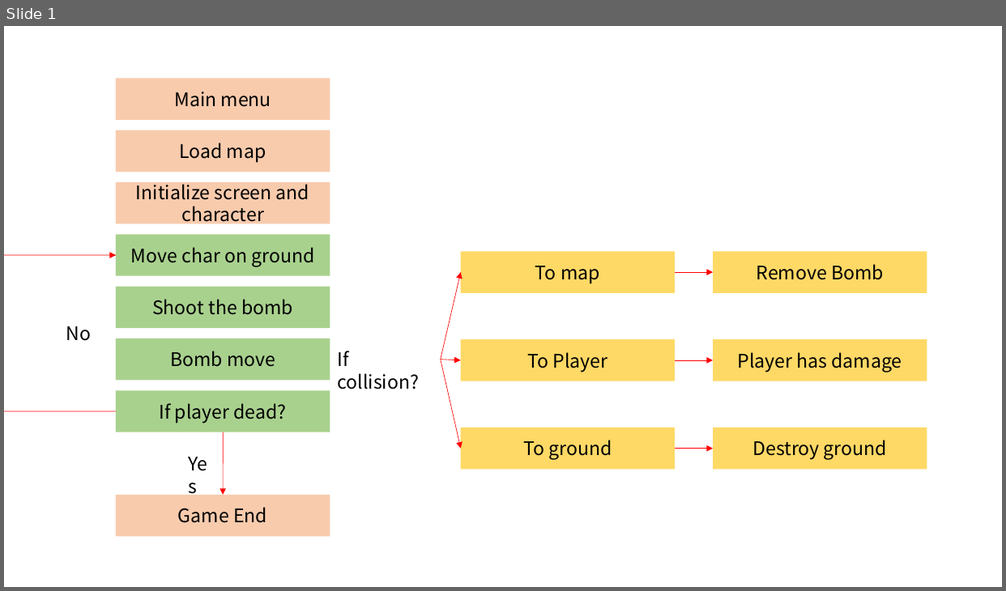
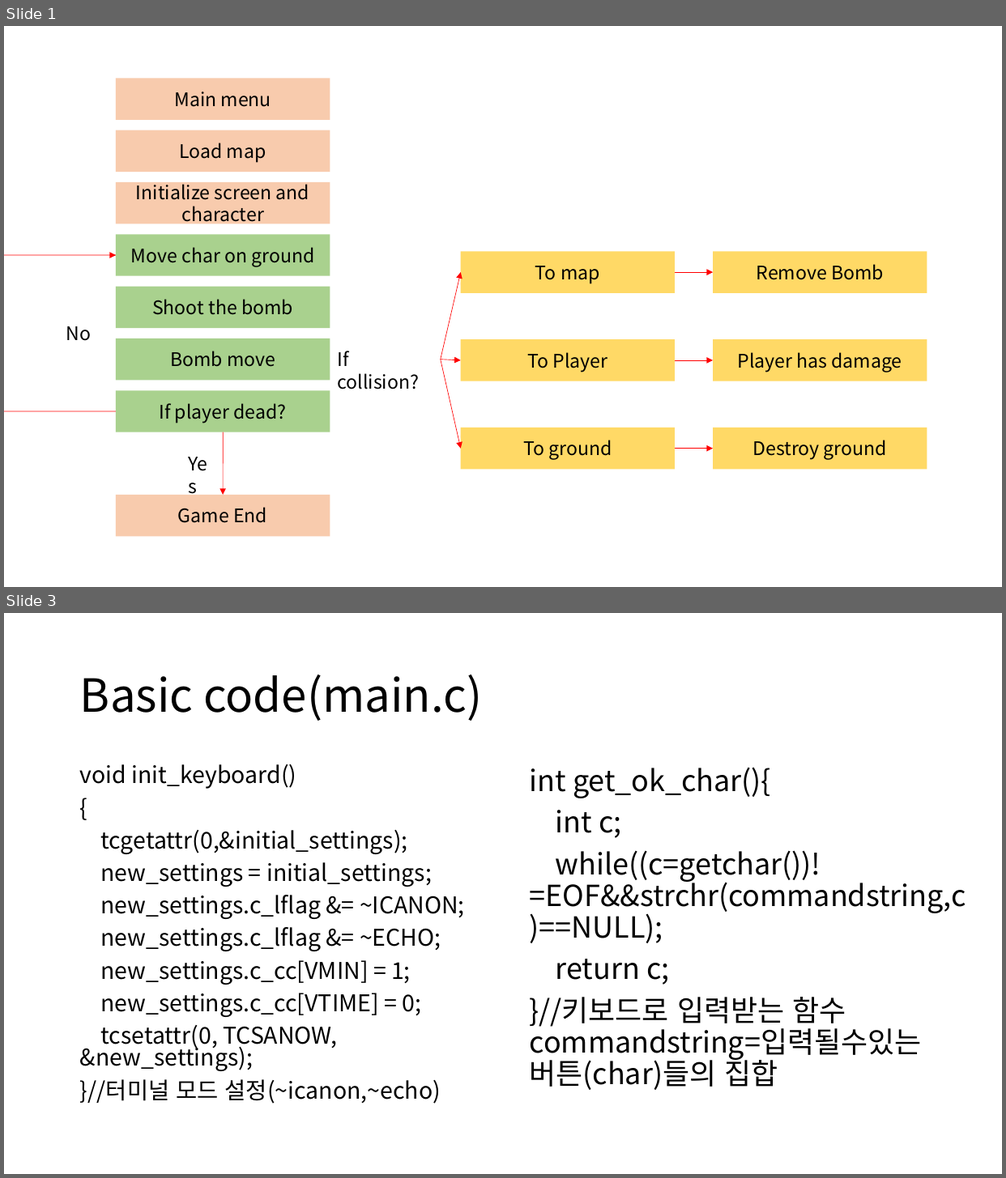
Before and after one commit to crihit/knu_blackcow, a slide deck: FlowChart.pptx. Shown one above the other, each under a label of ours: slide 1 before the commit, slides 1 and 3 after it; the slides between them are not shown. The pictures are 1006x591 and 1006x1178 pixels, drawn with LibreOffice and Linux fonts; fonts in the diff are those of the drawing. Boxes give left, top, right and bottom in pixels: in the first picture for what was removed or moved away, otherwise in the second. Text is boxed around its words. In the diff, an @@ line names an element or a change of style, - is before the commit and + after.

Commit message:
add Basic main.c code

```diff
--- a/FlowChart.pptx
+++ b/FlowChart.pptx
@@ slide 3 added at box(4, 613, 1002, 1174), background #FFFFFF @@
@@ title added at box(80, 675, 482, 721), 44 pt, text #000000 @@
+Basic code(main.c)
@@ text added at box(80, 764, 465, 1104), 22.2 pt, text #000000 @@
+void init_keyboard()
+{
+tcgetattr(0,&initial_settings);
+new_settings = initial_settings;
+new_settings.c_lflag &= ~ICANON;
+new_settings.c_lflag &= ~ECHO;
+new_settings.c_cc[VMIN] = 1;
+new_settings.c_cc[VTIME] = 0;
+tcsetattr(0, TCSANOW, &new_settings);
+}//터미널 모드 설정(~icanon,~echo)
@@ text added at box(530, 767, 966, 1090), 28 pt, text #000000 @@
+int get_ok_char(){
+int c;
+while((c=getchar())!=EOF&&strchr(commandstring,c)==NULL);
+return c;
+}//키보드로 입력받는 함수 commandstring=입력될수있는 버튼(char)들의 집합
```
Also in this commit, not shown: 2 other slides added.
